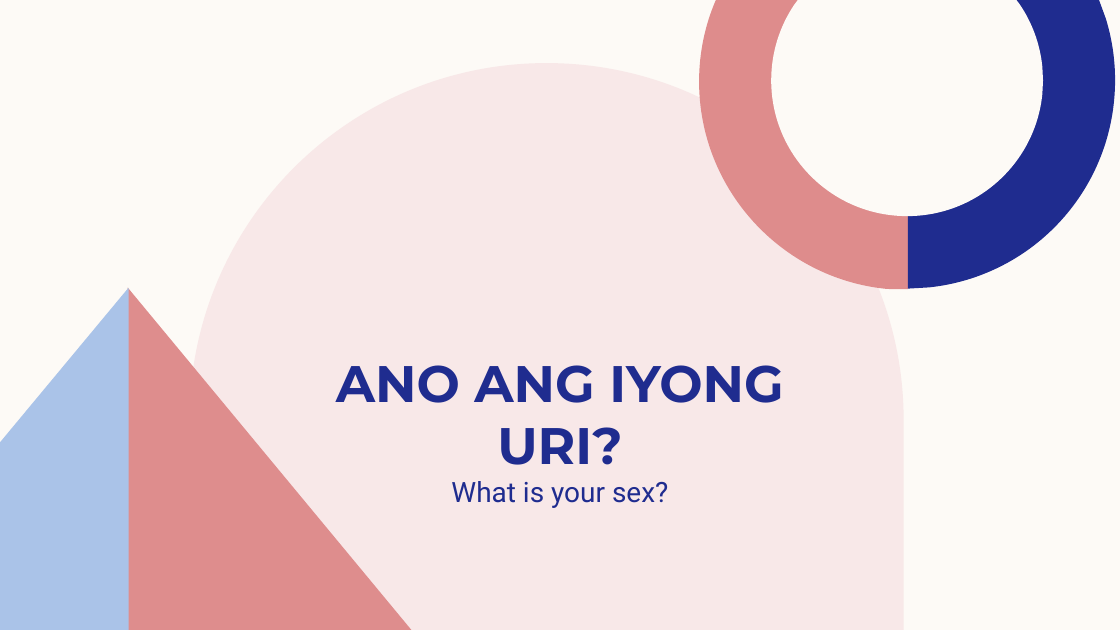
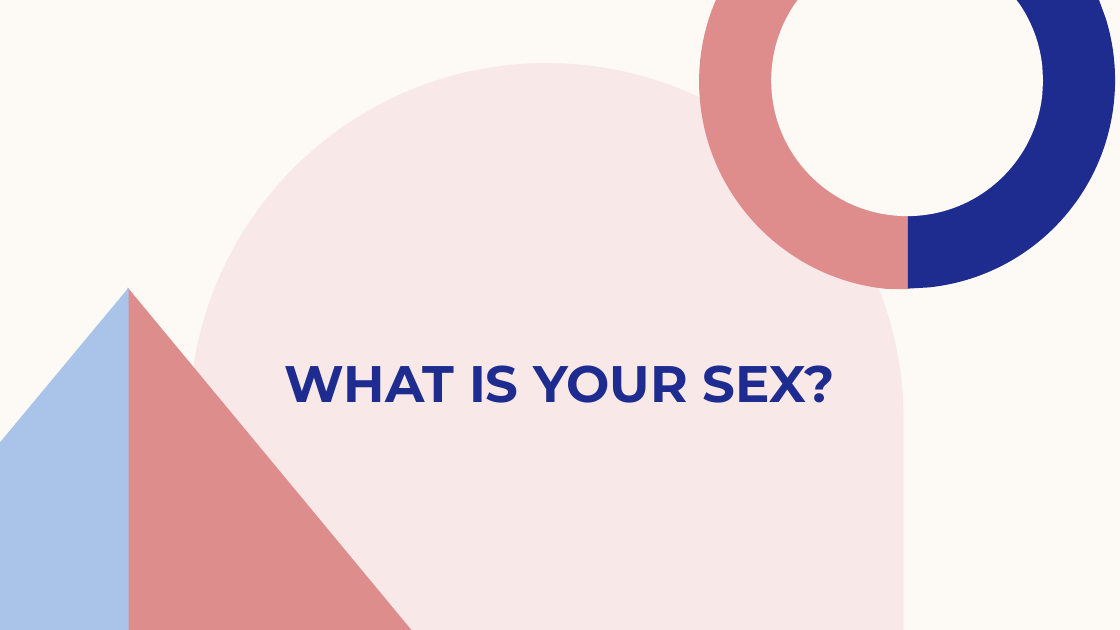
Before and after one commit to InterstellarMist/VIP-Workshop-2024, a slide deck: slide 2 of Gender Sensitivity Training/SOGIESC Workshop.pptx. Drawn at 1120x630 pixels with LibreOffice and Linux fonts; fonts in the diff are those of the drawing. Boxes give left, top, right and bottom in pixels: in the first picture for what was removed or moved away, otherwise in the second. Text is boxed around its words. In the diff, an @@ line names an element or a change of style, - is before the commit and + after.

```diff
--- a/Gender Sensitivity Training/SOGIESC Workshop.pptx
+++ b/Gender Sensitivity Training/SOGIESC Workshop.pptx
@@ title at bbox=[285, 365, 834, 403]: text changed @@
-ANO ANG IYONG URI?
+WHAT IS YOUR SEX?
@@ text removed at bbox=[451, 481, 668, 508] @@
-What is your sex?
```
Also in this commit, not shown: 3 other slides changed.
